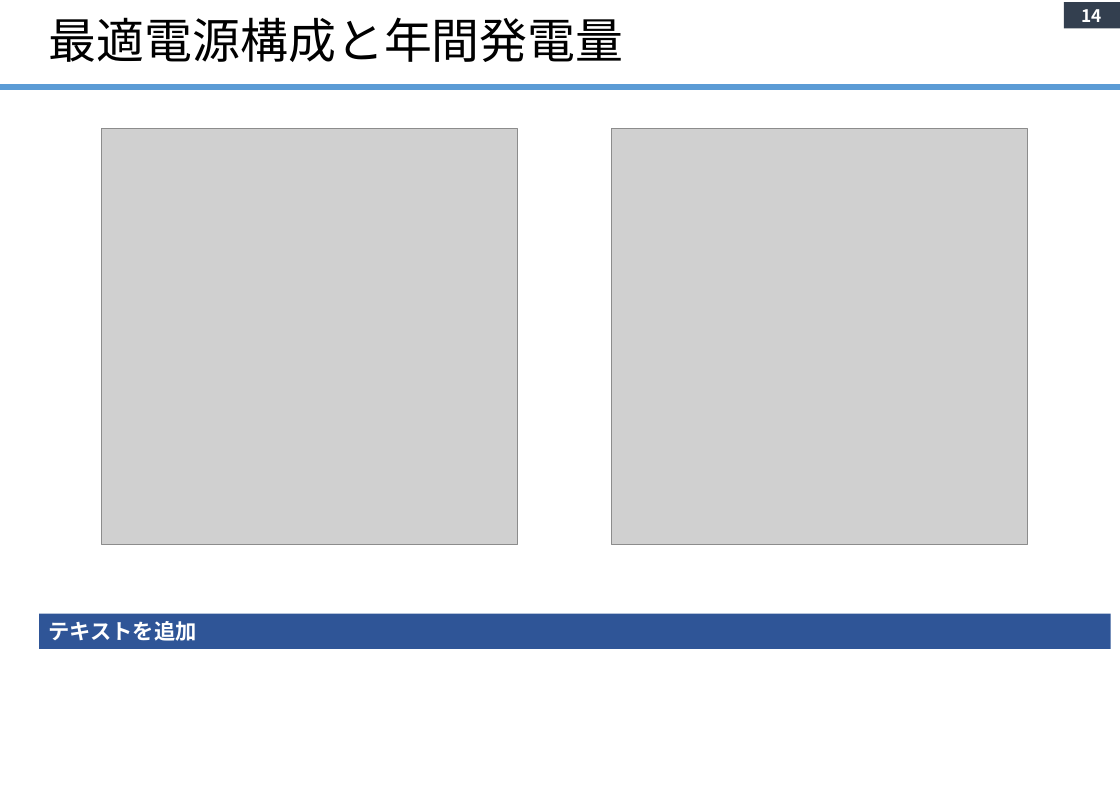
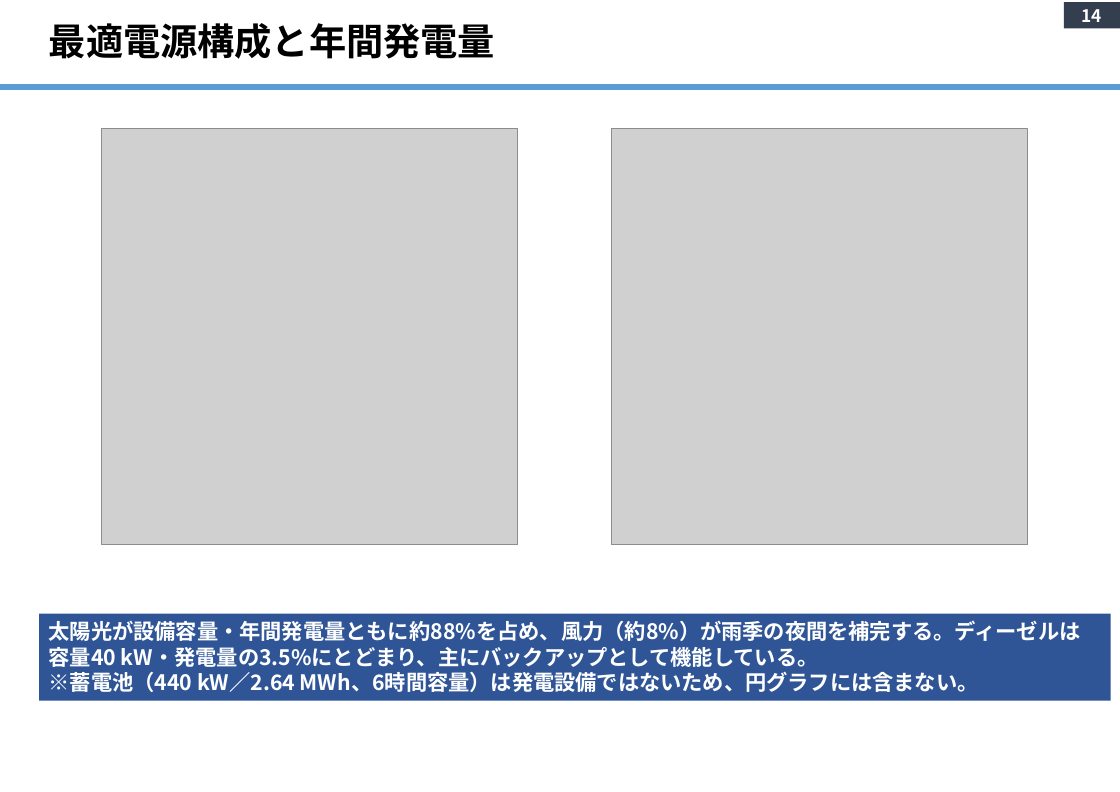
Before and after one commit to yanase1147/GSA-02, a slide deck: slide 14 of Study Outline.pptx. Drawn at 1120x792 pixels with LibreOffice and Linux fonts; fonts in the diff are those of the drawing; grey boxes stand for pictures. Boxes give left, top, right and bottom in pixels: in the first picture for what was removed or moved away, otherwise in the second. Text is boxed around its words. In the diff, an @@ line names an element or a change of style, - is before the commit and + after.

```diff
--- a/Study Outline.pptx
+++ b/Study Outline.pptx
@@ title "最適電源構成と年間発電量" at box(49, 23, 495, 59): size 36 to 28 pt, bold on @@
@@ rectangle "太陽光が設備容量・年間発電量ともに約88%を占め、風力（約8%）が雨季の夜間を補完する。ディーゼルは容量40 kW・発電 ...": place and size @@
-rectangle "太陽光が設備容量・年間発電量ともに約88%を占め、風力（約8%）が雨季の夜間を補完する。ディーゼルは容量40 kW・発電 ..." at box(39, 614, 1111, 650)
+rectangle "太陽光が設備容量・年間発電量ともに約88%を占め、風力（約8%）が雨季の夜間を補完する。ディーゼルは容量40 kW・発電 ..." at box(39, 614, 1111, 701)
@@ text in rectangle at box(49, 621, 1081, 692): text changed @@
-テキストを追加
+太陽光が設備容量・年間発電量ともに約88%を占め、風力（約8%）が雨季の夜間を補完する。ディーゼルは容量40 kW・発電量の3.5%にとどまり、主にバックアップとして機能している。
+※蓄電池（440 kW／2.64 MWh、6時間容量）は発電設備ではないため、円グラフには含まない。
```
Also in this commit, not shown: 21 other slides changed, 6 slides added, 4 slides removed, 7 other files.
